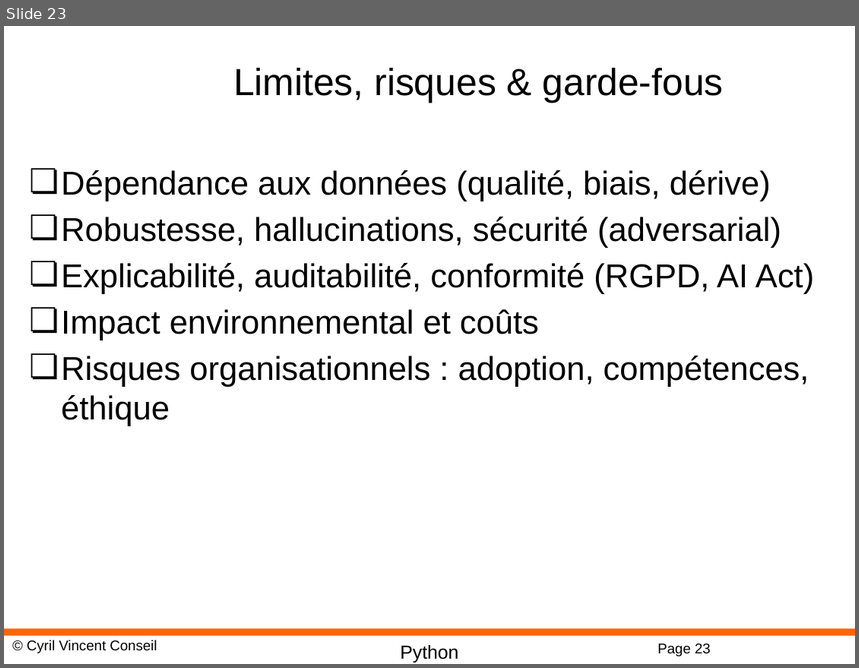
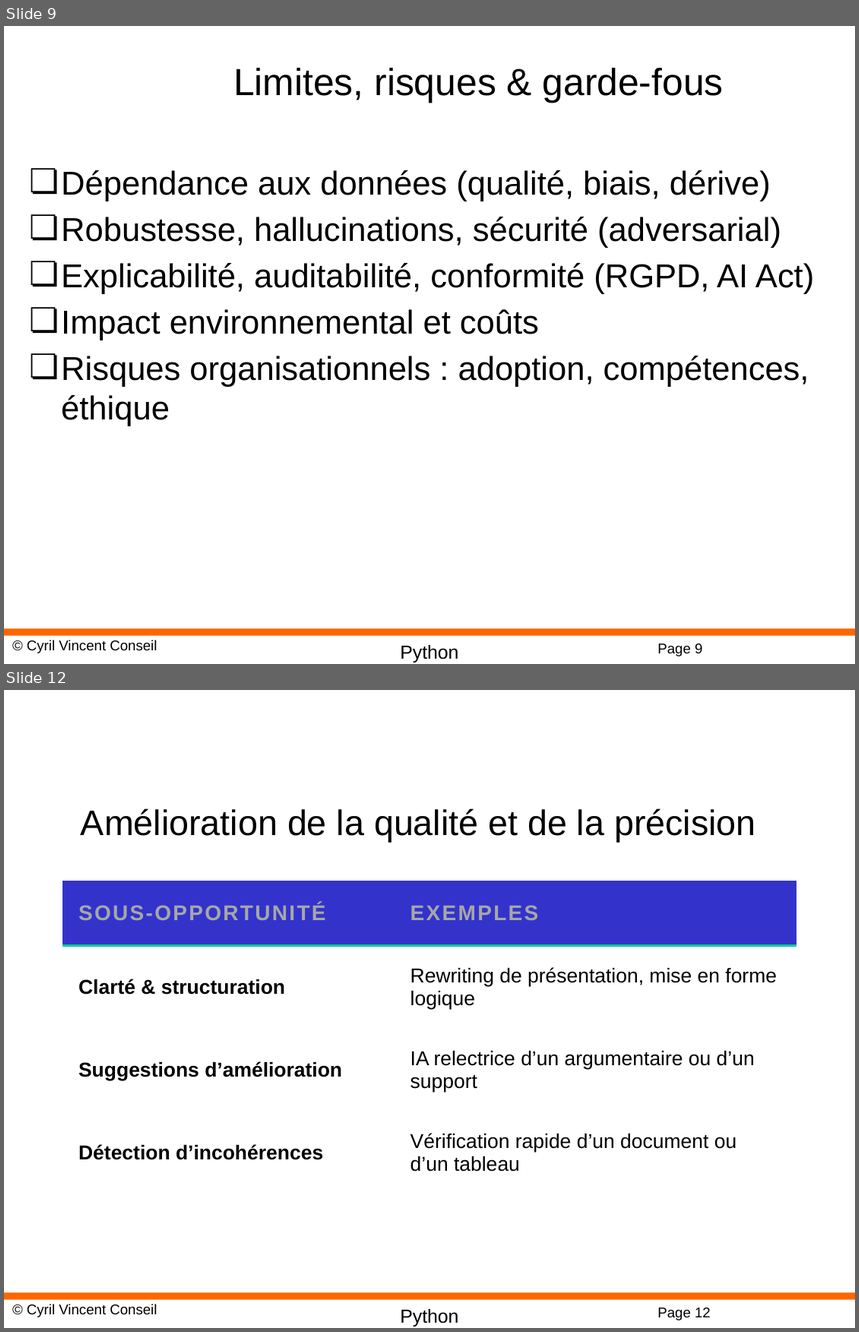
Before and after one commit to cyrilvincent/IA-LLM, a slide deck: AI01-Intro.pptx. Shown one above the other, each under a label of ours: slide 23 before the commit, slides 9 and 12 after it; the slides between them are not shown. The pictures are 859x668 and 859x1332 pixels, drawn with LibreOffice and Linux fonts; fonts in the diff are those of the drawing; background and template pictures are left out. Boxes give left, top, right and bottom in pixels: in the first picture for what was removed or moved away, otherwise in the second. Text is boxed around its words. In the diff, an @@ line names an element or a change of style, - is before the commit and + after.

```diff
--- a/AI01-Intro.pptx
+++ b/AI01-Intro.pptx
@@ slide 12 added at [4,690,855,1328], background #FFFFFF; not listed: 4 template elements that a slide beside it also shows @@
@@ title added at [81,809,756,843], 30 pt, text #000000 @@
+Amélioration de la qualité et de la précision
@@ table added at [63,881,797,1194], 4 rows, 2 columns @@
+SOUS-OPPORTUNITÉ | EXEMPLES
+Clarté & structuration | Rewriting de présentation, mise en forme logique
+Suggestions d’amélioration | IA relectrice d’un argumentaire ou d’un support
+Détection d’incohérences | Vérification rapide d’un document ou d’un tableau
@@ what was slide 23 is now slide 9 @@
@@ page number at [658,644,702,657]: text changed @@
-Page 23
+Page 9
```
Also in this commit, not shown: 7 other slides added, 27 slides removed, 15 other files.
